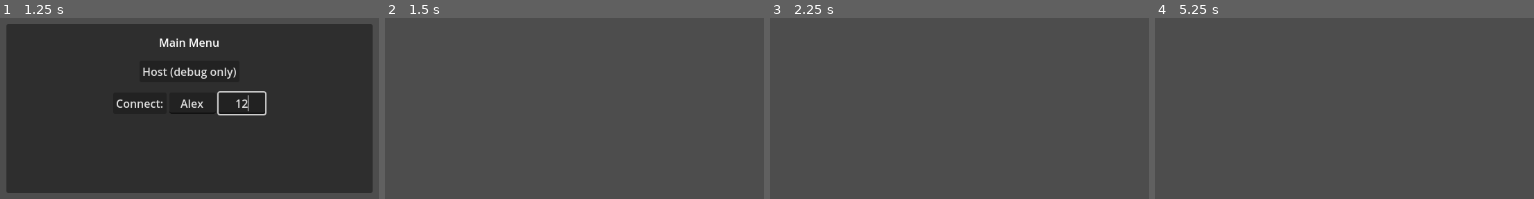
Above: before the commit, frames 1-4 (left to right).
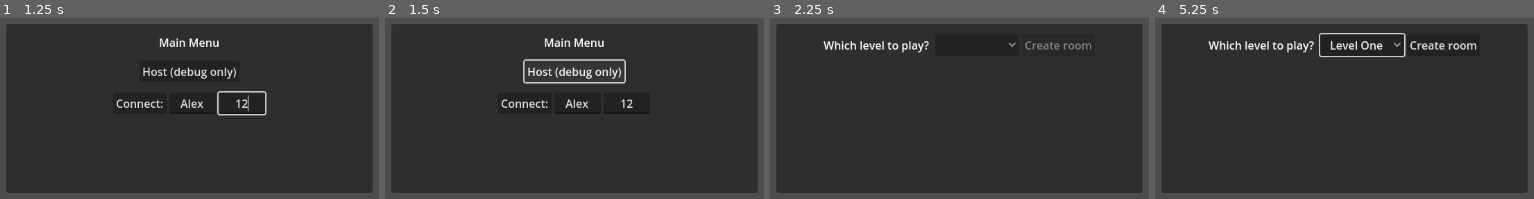
Above: after the commit, the same moments.

Repository: aidan-j-rhoden/plunger
Game: Godot game, scene res://menu/menu.tscn
The game is run twice, just before and just after one commit, with the same random seed, the same clock (stepped at 60 frames per second) and the same inputs.
Inputs (mouse positions are in pixels of both pictures, inside the frame that each line leads up to):
- Up to frame 1 (1.25 s): click (189, 103) at 0.52 s; type "Alex" at 0.6 s; click (250, 103) at 0.75 s; type "12" at 0.83 s
- Up to frame 2 (1.5 s): click "Host (debug only)" at 1.25 s
- Up to frame 3 (2.25 s): click (910, 103) at 2 s, where only the run after the commit has a clickable "Connect:"
- Up to frame 4 (5.25 s): click (1363, 45) at 2.77 s; tap Enter at 3.5, 5 s; move the mouse to (1518, 86) at 3.52 s; hold D (right) 3.53-4.28 s; tap X (crouch) at 3.6, 5.1 s; tap Space (jump) at 3.77, 4.25, 4.52 s; move the mouse to (1185, 130) at 4.27 s; hold S (back) 4.28-5.03 s; click (1185, 130) at 4.35 s; move the mouse to (outside the picture) at 5.02 s; hold D (right) from 5.03 s (still down)

Frame 1 is identical in both runs. In frame 2, 87% of the frame differs, in the area x 1-99%, y 3-97%; in frame 3, 89%; in frame 4, 89%.

Commit message:
The server now builds the levels

Diff:
--- a/globals.gd
+++ b/globals.gd
@@ -1,7 +1,11 @@
+## These are the global variables for the entire game.  Most of them are only for the server.
 extends Node
 
 ## A dictonary storing the peer ids as keys and their usernames as values
 @export var player_names = {}
+
+## An array of all avaliable levels
+@export var levels = {"0": "res://maps/map_test.tscn", "1": "res://maps/test_map_2.tscn", "2": "res://maps/test_map_3.tscn", "3": "res://maps/test_level_4.tscn"}
 
 ## This array stores all the rooms currently being played
 ## An example would look like this:
--- a/map.gd
+++ b/map.gd
@@ -2,10 +2,11 @@
 
 @export var levels = {"1": "res://maps/map_test.tscn", "2": "res://maps/test_map_2.tscn", "3": "res://maps/test_map_3.tscn", "4": "res://maps/test_level_4.tscn"}
 
-func load_level(which: String):
-	if which in levels:
-		var level = load(levels[which]).instantiate()
-		add_child(level)
-	else:
-		OS.alert("You tried to load a level that didn't exsist!")
-		get_tree().quit(1)
+func spawn_level(which: String):
+	if multiplayer.is_server():
+		if which in levels:
+			var level = load(levels[which]).instantiate()
+			add_child(level)
+		else:
+			OS.alert("You tried to load a spawn that didn't exsist!")
+			get_tree().quit(1)
--- a/menu/menu.gd
+++ b/menu/menu.gd
@@ -62,9 +62,7 @@
 		old_room_list = Globals.rooms
 
 
-func _on_host_pressed(): # Start up the server
-	main_menu.hide() # Hide the main menu, we no longer need it.
-
+func _on_host_pressed(): # Start up the server.  This function is automatically called, except for when we are using a debug build.
 	if make_upnp: # This is a weird way to add port forwarding.  Not all routers support it.
 		upnp = UPNP.new()
 		var discover_result = upnp.discover()
@@ -100,7 +98,7 @@
 
 
 func _on_join_room_pressed(which_room):
-	print("You pressed join")
+	print("You pressed join room " + str(which_room))
 
 
 func _on_create_room_pressed(): ## When the player presses the creat room button
@@ -111,15 +109,13 @@
 @rpc("reliable", "any_peer")
 func create_level(which):
 	Globals.rooms[which] = {"players": [], "level": which}
+	$World.spawn_level(str(which))
 
 
-@rpc("reliable", "call_local") # The '@rpc' allows this function to be called remotly.
+@rpc("reliable") # The '@rpc' allows this function to be called remotly.
 	# This uses the reliable protocal, and is allowed to be called locally, that is, by yourself on yourself.
 func give_name(): # The server has ordered us to give our username.
-	if multiplayer.is_server(): # You can't rpc_id yourself, so this fixes that.
-		heres_my_dope_name(username.text)
-	else:
-		heres_my_dope_name.rpc_id(1, username.text) # Make an rpc call to a specific peer, 1. (1 is always the server)
+	heres_my_dope_name.rpc_id(1, username.text) # Make an rpc call to a specific peer, 1. (1 is always the server)
 
 
 @rpc("reliable", "any_peer") # "any_peer" is required here, because @rpc defaults to only allowing a call by the server.
--- a/menu/menu.tscn
+++ b/menu/menu.tscn
@@ -14,7 +14,6 @@
 script = ExtResource("1_gwxu1")
 
 [node name="MainMenu" type="PanelContainer" parent="."]
-visible = false
 layout_mode = 1
 anchors_preset = 15
 anchor_right = 1.0
@@ -71,6 +70,7 @@
 expand_to_text_length = true
 
 [node name="ChoiceMenu" type="PanelContainer" parent="."]
+visible = false
 layout_mode = 1
 anchors_preset = 15
 anchor_right = 1.0
@@ -124,6 +124,7 @@
 layout_mode = 2
 
 [node name="example_room" type="HBoxContainer" parent="ChoiceMenu/MarginContainer/VBoxContainer/room_lists"]
+visible = false
 layout_mode = 2
 
 [node name="level" type="Label" parent="ChoiceMenu/MarginContainer/VBoxContainer/room_lists/example_room"]
--- a/world.gd
+++ b/world.gd
@@ -5,12 +5,31 @@
 #func _ready():
 #	multiplayer.peer_disconnected.connect(remove_player)
 
+func spawn_level(which: String): # We may need different functions for this, but we'll see.
+	if multiplayer.is_server():
+		if which in Globals.levels:
+			var level = load(Globals.levels[which]).instantiate()
+			get_node("maps").add_child(level)
+		else:
+			OS.alert("You tried to load a spawn that didn't exsist!")
+			get_tree().quit(1)
+
+
+func load_level(which: String):
+	if not multiplayer.is_server():
+		if which in Globals.levels:
+			var level = load(Globals.levels[which]).instantiate()
+			get_node("maps").add_child(level)
+		else:
+			OS.alert("You tried to load a spawn that didn't exsist!")
+			get_tree().quit(1)
+
 
 func add_player(id):
 	if multiplayer.is_server():
 		var player = player_scene.instantiate()
 		player.name = str(id)
-		get_node("map/players").add_child(player)
+		get_node("maps").get_child(0).get_node("players").add_child(player)
 
 
 #func remove_player(peer_id):
--- a/world.tscn
+++ b/world.tscn
@@ -1,11 +1,9 @@
-[gd_scene load_steps=3 format=3 uid="uid://dm7gtcyppp7f"]
+[gd_scene load_steps=2 format=3 uid="uid://dm7gtcyppp7f"]
 
 [ext_resource type="Script" path="res://world.gd" id="1_e1bef"]
-[ext_resource type="Script" path="res://map.gd" id="2_33f5q"]
 
 [node name="World" type="Node"]
 script = ExtResource("1_e1bef")
 
 [node name="maps" type="Node" parent="."]
 editor_description = "There should only be one map at a time for the client, wheras the server has to deal with all of them."
-script = ExtResource("2_33f5q")
Not shown, changed: maps/map_test.tscn
